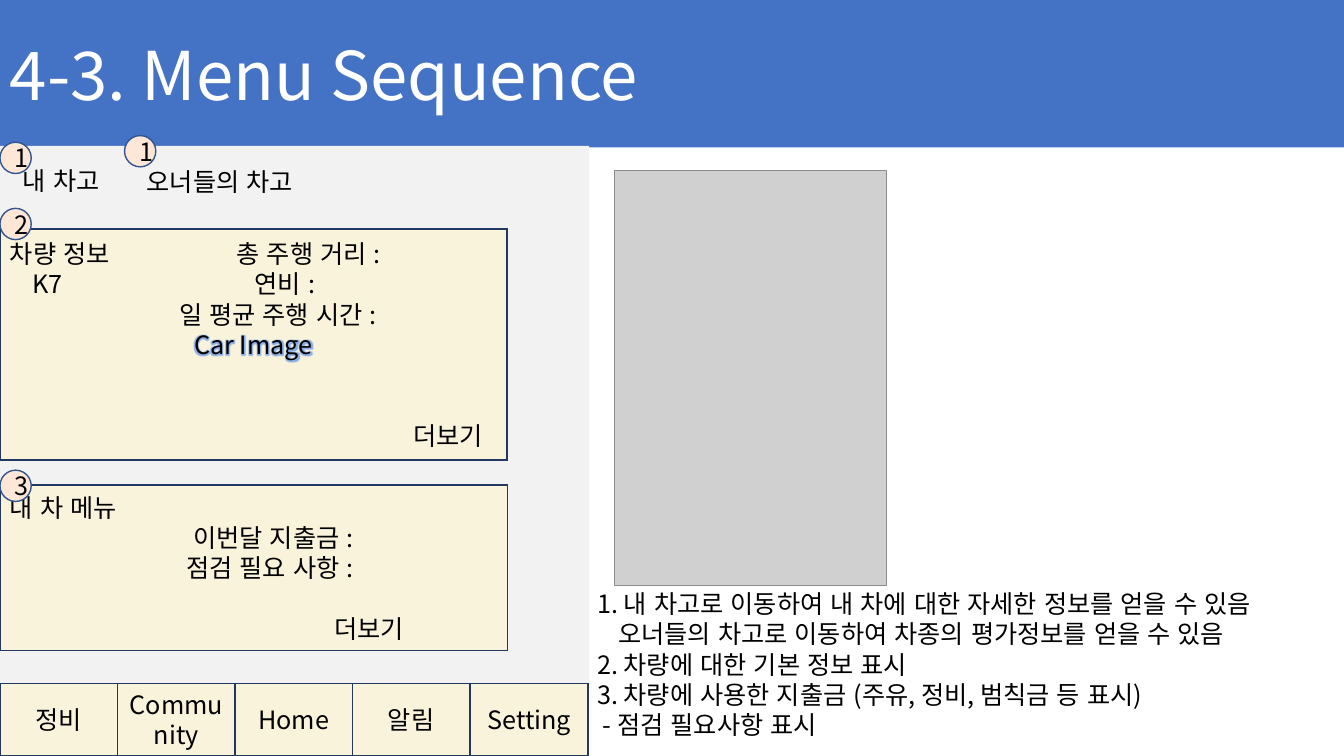
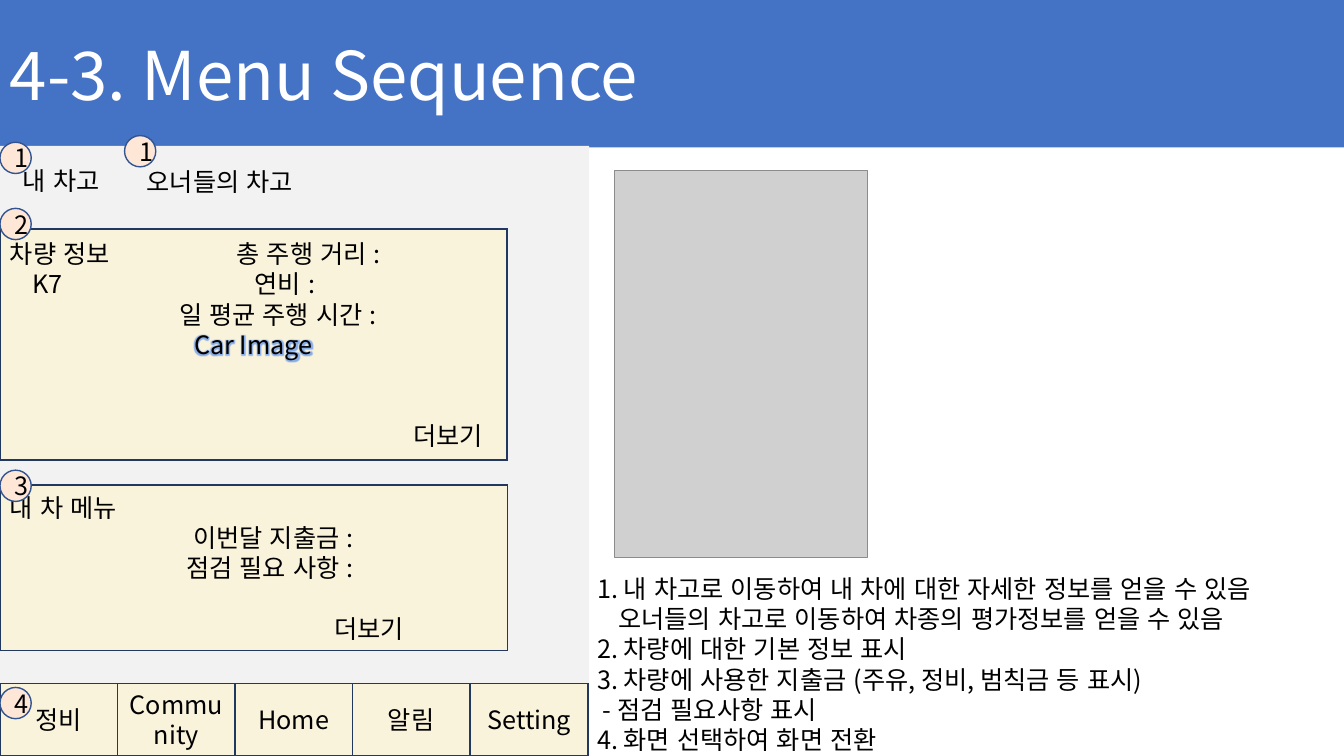
Before and after one commit to ChaeSung-Lee/DJ_InternShip, a slide deck: slide 41 of 2021_Summer/jp.hong/Project_BnC_jph.pptx. Drawn at 1344x756 pixels with LibreOffice and Linux fonts; fonts in the diff are those of the drawing; grey boxes stand for pictures. Boxes give left, top, right and bottom in pixels: in the first picture for what was removed or moved away, otherwise in the second. Text is boxed around its words. In the diff, an @@ line names an element or a change of style, - is before the commit and + after.

```diff
--- a/2021_Summer/jp.hong/Project_BnC_jph.pptx
+++ b/2021_Summer/jp.hong/Project_BnC_jph.pptx
@@ picture: place and size @@
-picture at [614, 170, 886, 586]
+picture at [614, 170, 868, 558]
@@ ellipse added at [0, 688, 31, 719], fill #FFE7D8, outline #325491 1 pt, 18 pt, text #000000 @@
+4
@@ text at [597, 728, 876, 751]: paragraph added @@
+4. 화면 선택하여 화면 전환
```
Also in this commit, not shown: 9 other slides changed, 4 slides added.
